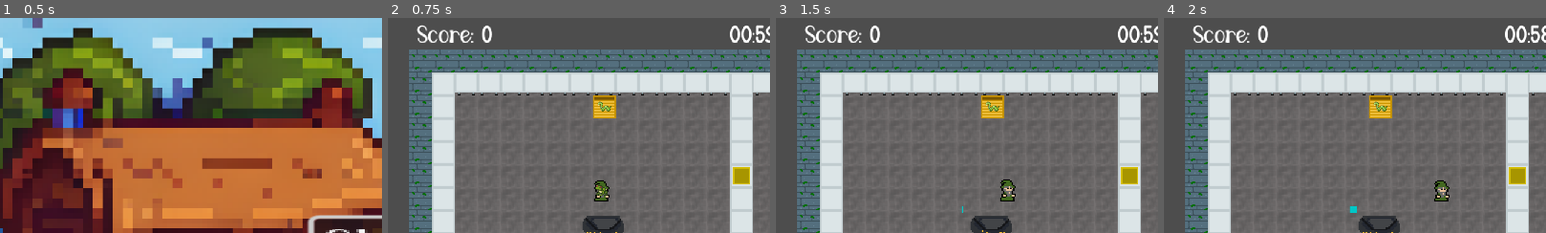
Above: before the commit, frames 1-4 (left to right).
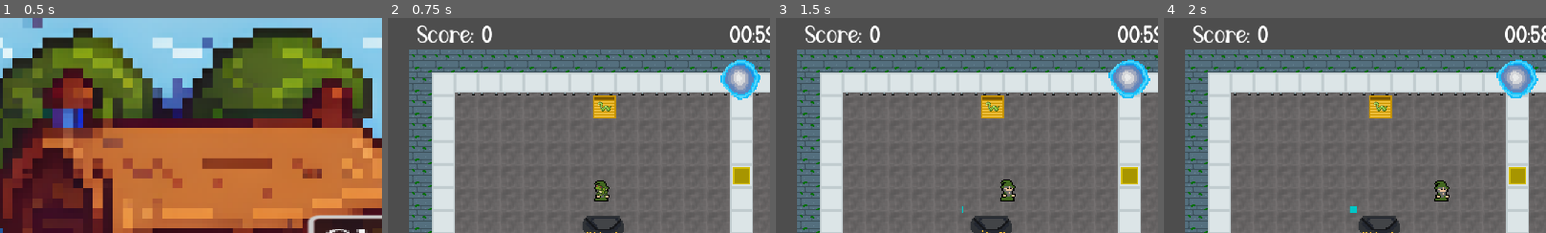
Above: after the commit, the same moments.

Repository: noriakisana/frankengamejam-2023
Game: Godot game, scene res://mainmenu/mainmenu.tscn
Same seed, same stepped clock (60 frames per second), same inputs: the game is played once before the commit and once after it.
Inputs:
- Up to frame 1 (0.5 s): no input
- Up to frame 2 (0.75 s): click "Start" at 0.5 s
- Up to frame 3 (1.5 s): tap Enter (interact_p2) at 1.25 s; hold D (walk_right_p1) from 1.28 s (still down); tap E (interact_p1) at 1.35 s
- Up to frame 4 (2 s): keep holding D (walk_right_p1)
The pictures show only the part of the screen within x 2-52%, y 0-50%; the shares and areas given below are measured in that part.

Frame 1 is identical in both runs. In frame 2, 1.2% of the frame differs, in the area x 87-98%, y 19-39%; in frame 3, 1.3%, in the area x 87-98%, y 19-38%; in frame 4, 1.3%.

Commit message:
fixed portal

Diff:
--- a/equipment/portal/portal.tscn
+++ b/equipment/portal/portal.tscn
@@ -1,12 +1,7 @@
-[gd_scene load_steps=6 format=3 uid="uid://cs5xf0xnx3rqd"]
+[gd_scene load_steps=7 format=3 uid="uid://cs5xf0xnx3rqd"]
 
-[ext_resource type="Texture2D" uid="uid://bksoottguedoq" path="res://equipment/portal/portal.png" id="1_idji4"]
+[ext_resource type="Texture2D" uid="uid://dxqntvdtcojns" path="res://equipment/portal/portal.png" id="1_idji4"]
 [ext_resource type="Script" path="res://equipment/portal/portal.gd" id="2_d1ut8"]
-
-[sub_resource type="AtlasTexture" id="AtlasTexture_7mo3f"]
-atlas = ExtResource("1_idji4")
-region = Rect2(96, 0, 32, 32)
-margin = Rect2(0, 23, 0, 256)
 
 [sub_resource type="Animation" id="Animation_p20os"]
 resource_name = "mortar_animation"
@@ -24,13 +19,48 @@
 "values": [1]
 }
 
+[sub_resource type="Animation" id="Animation_si5gf"]
+resource_name = "portal_animation"
+length = 0.50001
+loop_mode = 1
+tracks/0/type = "value"
+tracks/0/imported = false
+tracks/0/enabled = true
+tracks/0/path = NodePath(".:frame")
+tracks/0/interp = 1
+tracks/0/loop_wrap = true
+tracks/0/keys = {
+"times": PackedFloat32Array(0, 0.1, 0.2, 0.3, 0.4),
+"transitions": PackedFloat32Array(1, 1, 1, 1, 1),
+"update": 1,
+"values": [0, 1, 2, 3, 4]
+}
+
+[sub_resource type="Animation" id="Animation_3jocr"]
+length = 0.001
+tracks/0/type = "value"
+tracks/0/imported = false
+tracks/0/enabled = true
+tracks/0/path = NodePath(".:frame")
+tracks/0/interp = 1
+tracks/0/loop_wrap = true
+tracks/0/keys = {
+"times": PackedFloat32Array(0),
+"transitions": PackedFloat32Array(1),
+"update": 1,
+"values": [0]
+}
+
 [sub_resource type="AnimationLibrary" id="AnimationLibrary_0f7xv"]
 _data = {
-"mortar_animation": SubResource("Animation_p20os")
+"RESET": SubResource("Animation_3jocr"),
+"mortar_animation": SubResource("Animation_p20os"),
+"portal_animation": SubResource("Animation_si5gf")
 }
 
 [node name="Portal" type="Sprite2D"]
-texture = SubResource("AtlasTexture_7mo3f")
+texture = ExtResource("1_idji4")
+vframes = 5
 script = ExtResource("2_d1ut8")
 
 [node name="AnimationPlayer" type="AnimationPlayer" parent="."]
--- a/mainmenu/mainmenu.tscn
+++ b/mainmenu/mainmenu.tscn
@@ -3,9 +3,7 @@
 [ext_resource type="Shader" path="res://mainmenu/background-image.gdshader" id="1_qhlt8"]
 [ext_resource type="Texture2D" uid="uid://cn2c8aak7ja04" path="res://mainmenu/menu_background.png" id="1_ybnhb"]
 [ext_resource type="Script" path="res://mainmenu/buttons.gd" id="3_v4kh2"]
-
-[ext_resource type="FontFile" uid="uid://dak3jql4a10vs" path="res://fonts/Antique Witch.otf" id="4_g6o3y"]
-
+[ext_resource type="FontFile" uid="uid://c0f112os8j4k8" path="res://fonts/Antique Witch.otf" id="4_g6o3y"]
 
 [sub_resource type="ShaderMaterial" id="ShaderMaterial_iy0qw"]
 shader = ExtResource("1_qhlt8")
